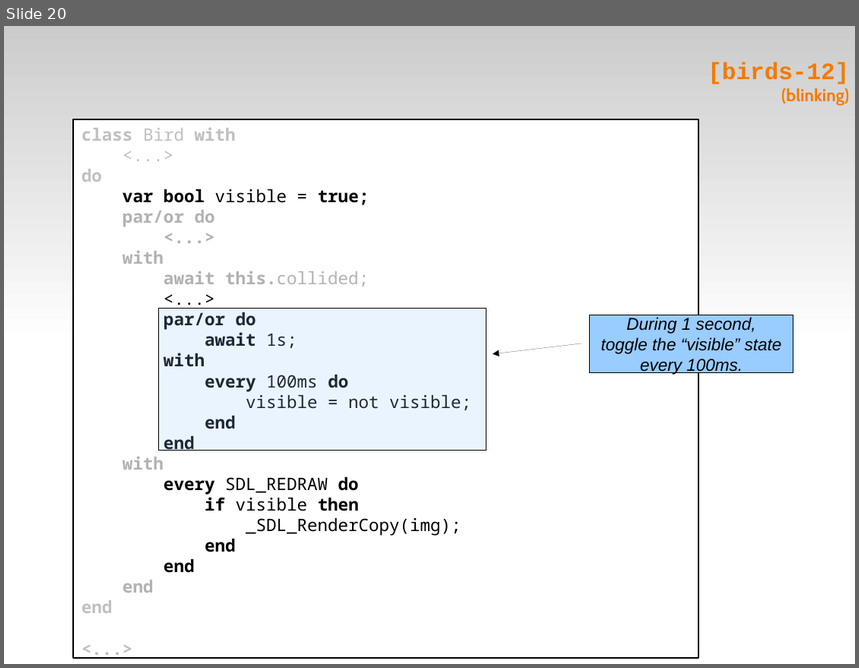
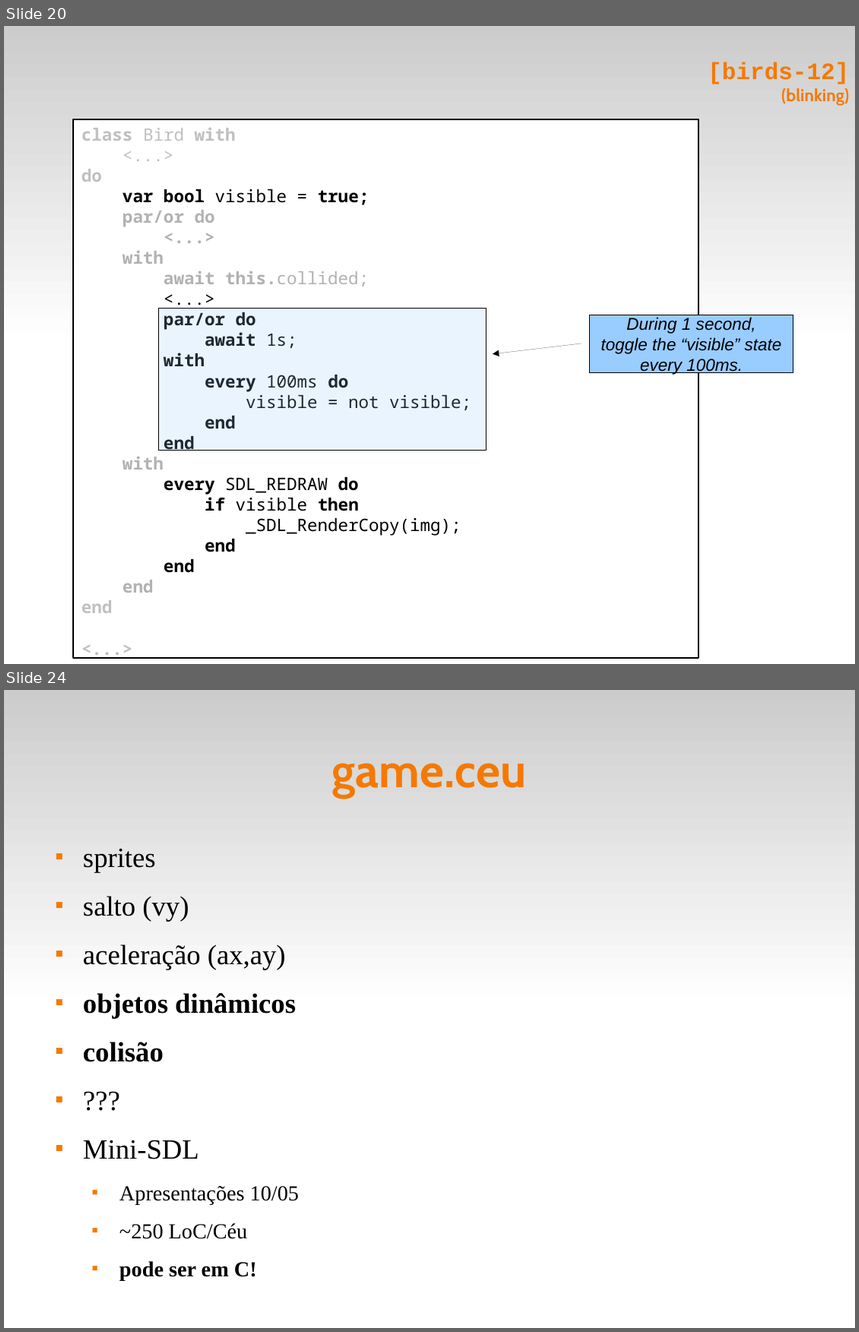
Before and after one commit to fsantanna-uerj/reativos, a slide deck: slides/07_ceu.odp. Shown one above the other, each under a label of ours: slide 20 before the commit, slides 20 and 24 after it; the slides between them are not shown. The pictures are 859x668 and 859x1332 pixels, drawn with LibreOffice and Linux fonts; fonts in the diff are those of the drawing. Boxes give left, top, right and bottom in pixels: in the first picture for what was removed or moved away, otherwise in the second. Text is boxed around its words. In the diff, an @@ line names an element or a change of style, - is before the commit and + after.

```diff
--- a/slides/07_ceu.odp
+++ b/slides/07_ceu.odp
@@ slide 24 added at [4,690,855,1328], background #FFFFFF; not listed: 1 template element that a slide beside it also shows @@
@@ title added at [332,763,527,798], 44 pt, text #F57900, bold @@
+game.ceu
@@ text added at [83,848,299,1281], 26 pt, text #000000 @@
+■ sprites
+■ salto (vy)
+■ aceleração (ax,ay)
+■ objetos dinâmicos
+■ colisão
+■ ???
+■ Mini-SDL
+  ■ Apresentações 10/05
+  ■ ~250 LoC/Céu
+  ■ pode ser em C!
```
Also in this commit, not shown: 4 slides changed, 2 other slides added, 4 other files.
